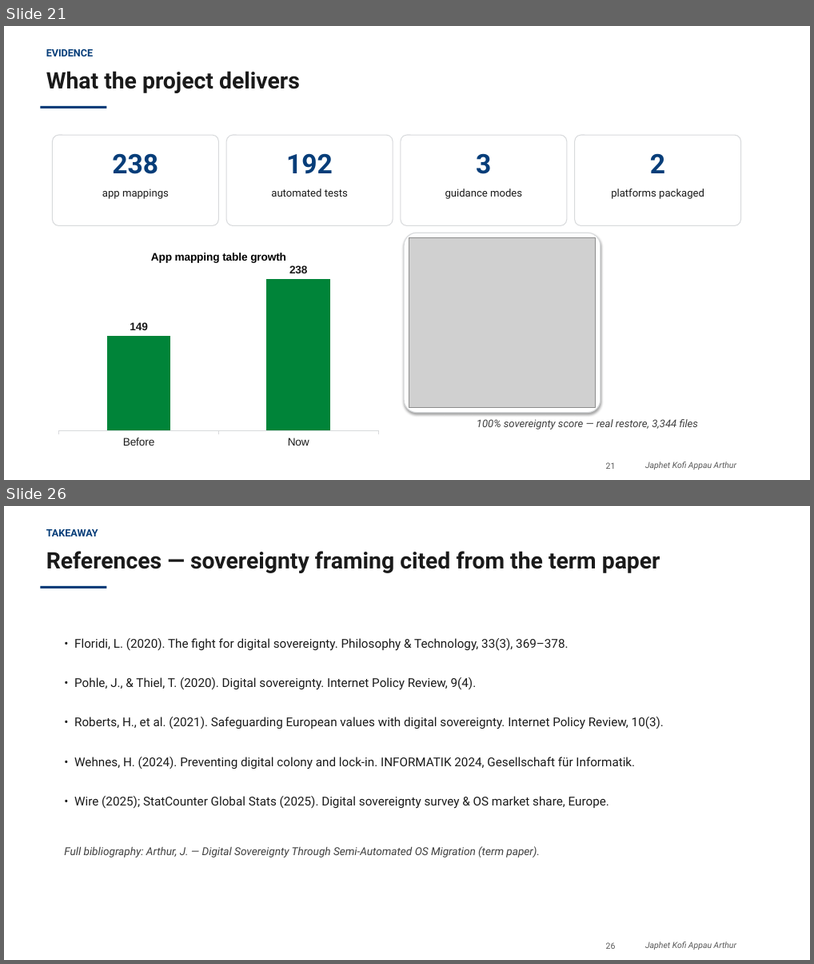
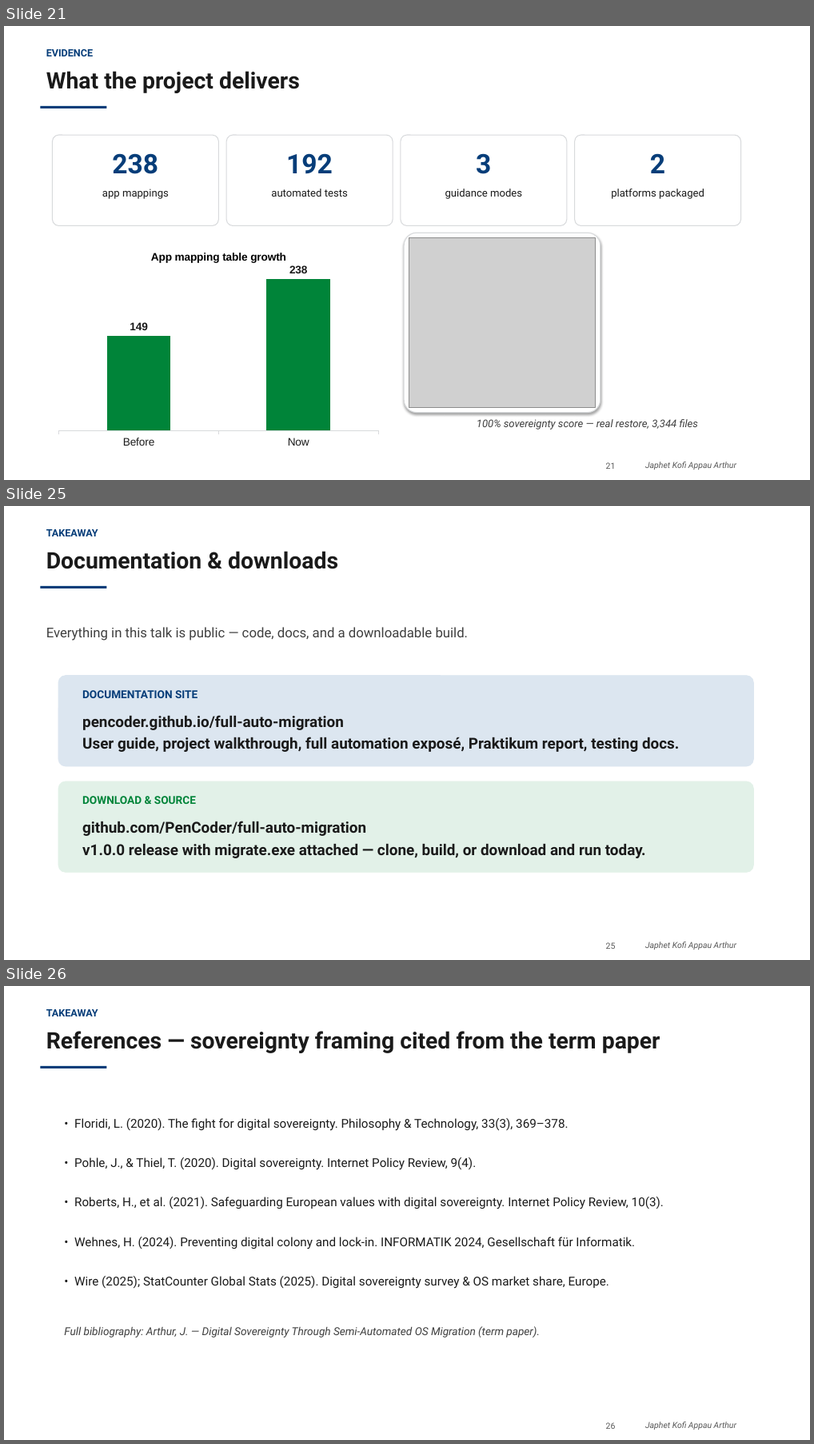
Before and after one commit to PenCoder/full-auto-migration, a slide deck: docs/presentation/Migration_Wizard_Praktikum_Presentation.pptx. Shown one above the other, each under a label of ours: slides 21 and 26 before the commit, slides 21, 25 and 26 after it; the slides between them are not shown. The pictures are 814x964 and 814x1444 pixels, drawn with LibreOffice and Linux fonts; fonts in the diff are those of the drawing; grey boxes stand for pictures; background and template pictures are left out. Boxes give left, top, right and bottom in pixels: in the first picture for what was removed or moved away, otherwise in the second. Text is boxed around its words. In the diff, an @@ line names an element or a change of style, - is before the commit and + after.

```diff
--- a/docs/presentation/Migration_Wizard_Praktikum_Presentation.pptx
+++ b/docs/presentation/Migration_Wizard_Praktikum_Presentation.pptx
@@ slide 25 added at (4, 506, 810, 960), background #FFFFFF; not listed: 2 template elements that a slide beside it also shows @@
@@ text added at (46, 529, 98, 536), 12 pt, text #063D79, bold @@
+TAKEAWAY
@@ text added at (46, 551, 338, 569), 27 pt, text #1A1A1A, bold @@
+Documentation & downloads
@@ rectangle added at (40, 586, 107, 588), fill #063D79 @@
@@ text added at (46, 627, 469, 640), 16 pt, text #3F3F3F @@
+Everything in this talk is public — code, docs, and a downloadable build.
@@ rounded rectangle added at (58, 676, 754, 766), fill #DCE6F0, outline #DCE6F0 0.75 pt @@
@@ text added at (82, 690, 198, 698), 13 pt, text #063D79, bold @@
+DOCUMENTATION SITE
@@ text added at (82, 715, 679, 752), 18 pt, text #1A1A1A, bold @@
+pencoder.github.io/full-auto-migration
+User guide, project walkthrough, full automation exposé, Praktikum report, testing docs.
@@ rounded rectangle added at (58, 781, 754, 872), fill #E2F1E8, outline #E2F1E8 0.75 pt @@
@@ text added at (82, 796, 196, 804), 13 pt, text #008439, bold @@
+DOWNLOAD & SOURCE
@@ text added at (82, 820, 646, 858), 18 pt, text #1A1A1A, bold @@
+github.com/PenCoder/full-auto-migration
+v1.0.0 release with migrate.exe attached — clone, build, or download and run today.
```
Also in this commit, not shown: 12 slides changed, 1 other slide added, 2 slides removed, 10 other files.
